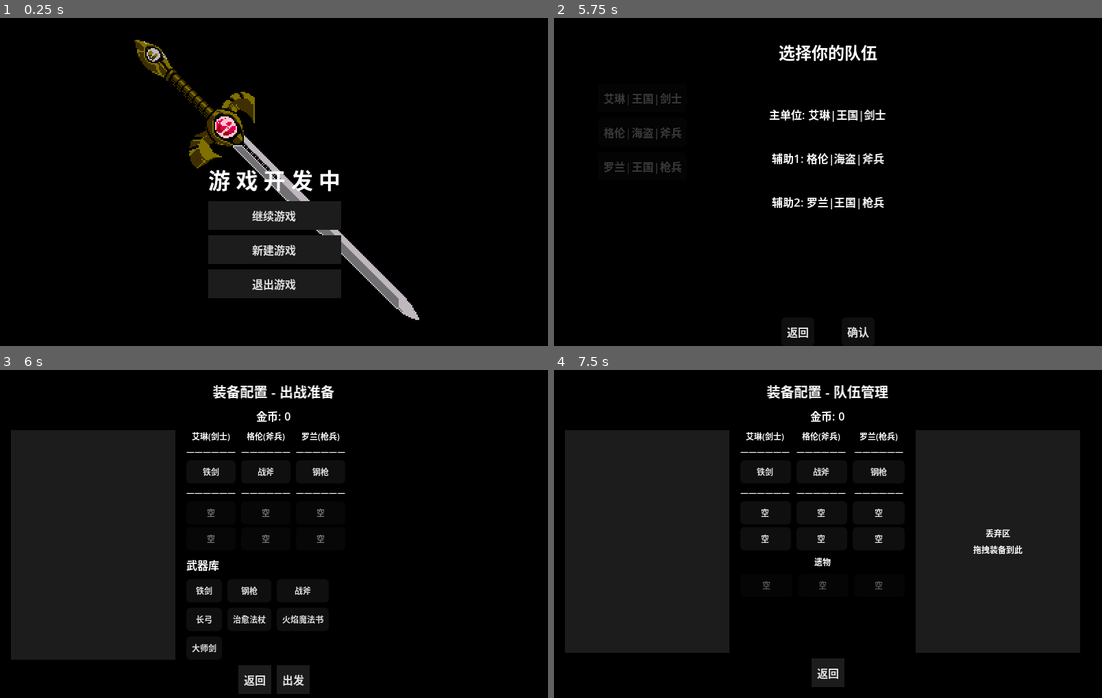
Above: before the commit, frames 1-4 (two rows, left to right).
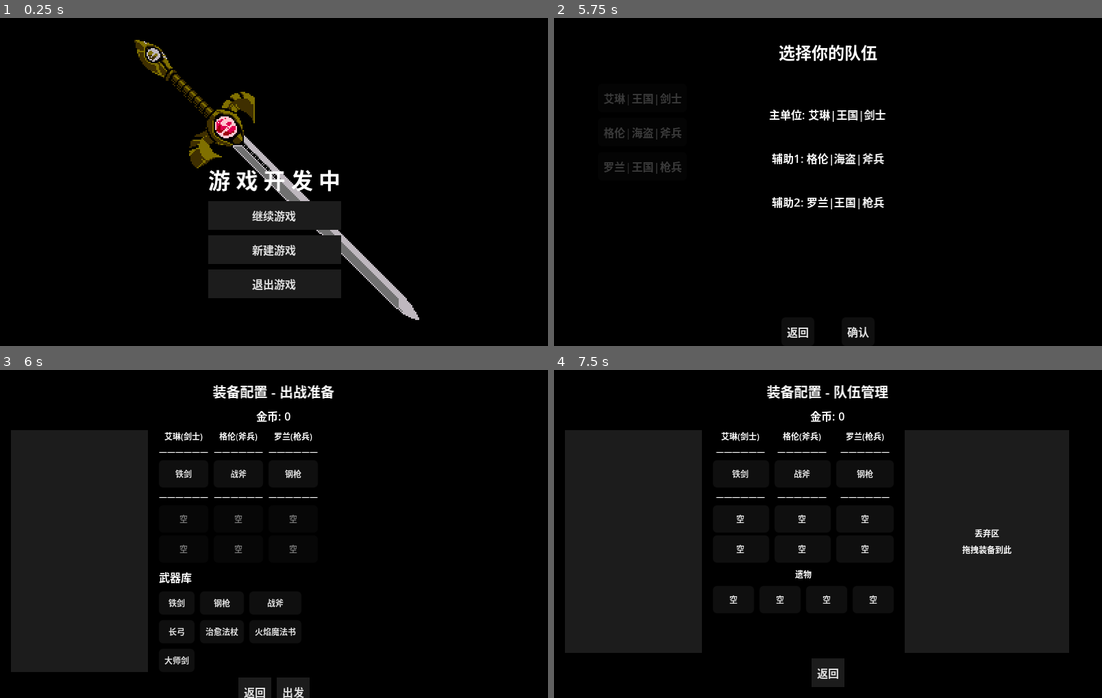
Above: after the commit, the same moments.

Repository: ZhuXilin/Dev_Project_260730
Game: Godot game, scene res://content/scenes/ui/MainMenu.tscn
Same seed, same stepped clock (60 frames per second), same inputs: the game is played once before the commit and once after it. Sound files missing from this copy of the repository are replaced by a short silence.
Inputs:
- Up to frame 1 (0.25 s): no input
- Up to frame 2 (5.75 s): click "继续游戏" at 0.5 s; click "新建游戏" at 1.25 s; click "新游戏" at 2 s; click "出战" at 2.75 s; click "艾琳|王国|剑士" at 3.5 s; click "格伦|海盗|斧兵" at 4.25 s; click "罗兰|王国|枪兵" at 5 s
- Up to frame 3 (6 s): click "确认" at 5.75 s
- Up to frame 4 (7.5 s): click "出发" at 6.5 s; click "装备配置" at 7.25 s

Frames 1-2 are identical in both runs. In frame 3, 6.6% of the frame differs, in the area x 2-63%, y 18-100%; in frame 4, 7.1%, in the area x 27-96%, y 18-87%.

Commit message:
Tweak EquipmentConfig UI

Diff:
--- a/content/scenes/ui/EquipmentConfig.tscn
+++ b/content/scenes/ui/EquipmentConfig.tscn
@@ -55,7 +55,7 @@
 theme_override_constants/separation = 8
 
 [node name="DetailZone" type="Panel" parent="MainPanel/VBoxContainer/MainHBox" unique_id=1607857108]
-custom_minimum_size = Vector2(120, 0)
+custom_minimum_size = Vector2(100, 0)
 layout_mode = 2
 size_flags_horizontal = 0
 size_flags_vertical = 3
--- a/function/global/GameState.gd
+++ b/function/global/GameState.gd
@@ -158,7 +158,6 @@
 func finish_day():
 	soul += temp_soul
 	temp_soul = 0
-	# 为所有单位增加一个防具槽
 	for unit_data in party:
 		unit_data.armor_slots.append(null)
 		unit_data.max_armor_slots += 1
--- a/function/script/EquipmentConfig.gd
+++ b/function/script/EquipmentConfig.gd
@@ -130,7 +130,6 @@
 # ============================================================
 #  UI 构建
 # ============================================================
-
 func _build_ui():
 	print("_build_ui 被调用")
 	if not mode_label:
@@ -148,6 +147,11 @@
 	reset_btn.visible = false
 	confirm_btn.visible = false
 
+	# ---- 获取左列容器（单位+遗物所在列） ----
+	var left_column = $VBoxContainer/MainHBox/VBoxContainer
+	if left_column:
+		left_column.size_flags_vertical = Control.SIZE_SHRINK_CENTER   # 默认重置
+
 	match current_mode:
 		Mode.DEPLOY:
 			mode_label.text = "装备配置 - 出战准备"
@@ -165,6 +169,8 @@
 			relic_container.visible = true
 			right_container.visible = true
 			discard_zone.visible = true
+			if left_column:
+				left_column.size_flags_vertical = Control.SIZE_EXPAND_FILL   # 关键：左列填充高度
 
 		Mode.SHOP:
 			mode_label.text = "商店"
@@ -178,6 +184,8 @@
 			reset_btn.visible = true
 			reset_btn.text = "重置商店 (" + str(ShopManager.get_reset_cost()) + "G)"
 			_build_shop_items()
+			if left_column:
+				left_column.size_flags_vertical = Control.SIZE_EXPAND_FILL   # 关键：左列填充高度
 
 	close_btn.add_theme_font_size_override("font_size", 8)
 	confirm_btn.add_theme_font_size_override("font_size", 8)
@@ -193,7 +201,6 @@
 
 	visible = true
 	print("_build_ui 完成，面板可见：", visible)
-
 
 func _update_gold_display():
 	if gold_label:
@@ -258,7 +265,13 @@
 	var btn = Button.new()
 	btn.size_flags_horizontal = Control.SIZE_EXPAND_FILL
 	btn.add_theme_font_size_override("font_size", 6)
-	btn.text = _get_item_name(inst) if inst else ("空" if slot_type == "armor" else "无")
+	btn.custom_minimum_size = Vector2(30, 20)
+
+	if inst:
+		btn.text = _get_item_name(inst)
+	else:
+		btn.text = "空"   # 改为显示“空”
+
 	btn.set_meta("slot_type", slot_type)
 	btn.set_meta("unit_idx", unit_idx)
 	btn.set_meta("slot_idx", slot_idx)
@@ -272,7 +285,6 @@
 		btn.mouse_exited.connect(_on_button_hover_exited)
 
 	return btn
-
 
 func _build_library():
 	var title = Label.new()
@@ -300,8 +312,10 @@
 			grid.add_child(btn)
 	library_container.add_child(grid)
 
-
 func _build_relics():
+	for child in relic_container.get_children():
+		child.queue_free()
+
 	var title = Label.new()
 	title.text = "遗物"
 	title.add_theme_font_size_override("font_size", 6)
@@ -309,15 +323,25 @@
 	relic_container.add_child(title)
 
 	var grid = GridContainer.new()
-	grid.columns = 3
+	grid.columns = 4
+	grid.size_flags_horizontal = Control.SIZE_EXPAND_FILL
+	grid.size_flags_vertical = Control.SIZE_EXPAND_FILL
+	grid.add_theme_constant_override("hseparation", 4)
+	grid.add_theme_constant_override("vseparation", 4)
 
 	var relics = GameState.global_relics.duplicate()
-	while relics.size() < 3:
+	while relics.size() < 4:
 		relics.append(null)
 
-	for i in range(3):
+	for i in range(4):
 		var relic = relics[i]
 		var btn = Button.new()
+		btn.custom_minimum_size = Vector2(30, 20)
+		btn.add_theme_font_size_override("font_size", 6)
+		btn.size_flags_horizontal = Control.SIZE_EXPAND_FILL
+		btn.focus_mode = Control.FOCUS_NONE
+		btn.mouse_filter = Control.MOUSE_FILTER_STOP
+
 		if relic:
 			var data = RelicManager.get_relic_data(relic.item_id)
 			btn.text = data.get("name", "?") if not data.is_empty() else "?"
@@ -327,21 +351,20 @@
 			btn.mouse_entered.connect(_on_button_hover_entered.bind(relic.item_id))
 			btn.mouse_exited.connect(_on_button_hover_exited)
 		else:
-			# 空槽：在 SHOP 模式下可交互（作为遗物拖拽目标），其他模式禁用
+			# ---- 与防具/武器空槽完全一致 ----
 			btn.text = "空"
-			btn.modulate = Color.GRAY
-			btn.disabled = (current_mode != Mode.SHOP)
+			btn.modulate = Color.WHITE   # 改为白色，与空槽统一
+			btn.disabled = false         # 可交互（与防具一致）
 			btn.set_meta("slot_type", "relic")
 			btn.set_meta("relic_index", i)
 			btn.set_meta("item_id", "")
 
-		btn.add_theme_font_size_override("font_size", 6)
-		btn.size_flags_horizontal = Control.SIZE_EXPAND_FILL
-		btn.focus_mode = Control.FOCUS_NONE
-		btn.mouse_filter = Control.MOUSE_FILTER_STOP
 		grid.add_child(btn)
+
 	relic_container.add_child(grid)
-
+	relic_container.size_flags_vertical = Control.SIZE_EXPAND_FILL
+	relic_container.custom_minimum_size = Vector2(0, 50)
+	relic_container.visible = true
 
 func _build_shop_items():
 	for child in shop_container.get_children():
@@ -547,7 +570,6 @@
 
 	return null
 
-
 func _is_valid_drop(data: Dictionary, target: Control) -> bool:
 	var source_type = data["slot_type"]
 	var target_type = target.get_meta("slot_type", "")
@@ -567,25 +589,25 @@
 			if source_type == "weapon":
 				return false
 			return true
-
 		if source_type == "library_weapon":
 			return target_type == "weapon"
 		if source_type == "weapon" and target_type == "weapon":
 			return true
 		if source_type == "armor" and target_type == "armor":
 			return true
+		# 禁止遗物交换
 		if source_type == "relic" and target_type == "relic":
-			return true
+			return false
 		return false
 
 	if current_mode == Mode.SHOP:
 		if discard:
-			# 只有单位装备（非商店商品）可以丢弃
+			# 商店商品和武器不能丢弃
 			if source_type == "shop_item" or source_type == "weapon":
 				return false
 			return true
 		else:
-			# 商店商品 → 购买到槽位
+			# 商店商品 → 购买
 			if source_type == "shop_item":
 				var item_data = data.get("item_data")
 				if not item_data:
@@ -595,6 +617,7 @@
 				elif item_data.type == "armor":
 					return target_type == "armor"
 				elif item_data.type == "relic":
+					# 允许遗物商品拖拽到遗物槽（购买）
 					return target_type == "relic"
 				return false
 			else:
@@ -603,12 +626,12 @@
 					return true
 				if source_type == "armor" and target_type == "armor":
 					return true
+				# 禁止遗物交换（包括空槽）
 				if source_type == "relic" and target_type == "relic":
-					return true
+					return false
 				return false
 
 	return false
-
 
 # ============================================================
 #  拖拽执行
@@ -847,27 +870,48 @@
 
 	_begin_dragging()
 
-
 func _begin_dragging():
 	if _is_dragging:
 		return
 	_is_dragging = true
 	var btn = _drag_source
+	if not btn:
+		print("_begin_dragging: 源按钮为空")
+		return
+
+	# ---- 保存原始状态 ----
+	btn.set_meta("_original_disabled", btn.disabled)
+	btn.set_meta("_original_modulate", btn.modulate)
+	btn.set_meta("_original_text", btn.text)
+	btn.set_meta("_original_custom_minimum_size", btn.custom_minimum_size)
+
+	# ---- 锁定当前尺寸防止高度塌陷 ----
+	var current_size = btn.get_rect().size
+	if current_size.y < 10:
+		current_size.y = 16
+	btn.custom_minimum_size = current_size
+
+	# ---- 置灰禁用，并显示灰色“空”字 ----
+	btn.disabled = true
+	btn.modulate = Color(0.3, 0.3, 0.3, 1.0)
+	btn.text = "空"   # 显示灰色占位文字，而非空白
+
+	# ---- 创建拖拽预览 ----
 	var source_size = btn.size
 	var preview = Label.new()
-	preview.text = btn.text
-	preview.add_theme_font_size_override("font_size", 8)
-	preview.modulate = Color(0.8, 0.8, 0.8, 0.9)
+	preview.text = btn.get_meta("_original_text")
+	preview.add_theme_font_size_override("font_size", 6)
+	preview.modulate = Color.WHITE
 	preview.add_theme_color_override("font_color", btn.get_theme_color("font_color"))
 	preview.add_theme_stylebox_override("normal", StyleBoxFlat.new())
 	var style = preview.get_theme_stylebox("normal") as StyleBoxFlat
 	if style:
-		style.bg_color = Color(0.1, 0.1, 0.1, 0.8)
+		style.bg_color = Color(0.1, 0.1, 0.1, 1.0)
 		style.border_width_left = 1
 		style.border_width_right = 1
 		style.border_width_top = 1
 		style.border_width_bottom = 1
-		style.border_color = Color(0.5, 0.5, 0.5, 0.8)
+		style.border_color = Color(0.5, 0.5, 0.5, 1.0)
 	preview.size = source_size
 	preview.horizontal_alignment = btn.alignment
 	preview.vertical_alignment = VERTICAL_ALIGNMENT_CENTER
@@ -883,7 +927,6 @@
 
 	_update_targets_visuals()
 
-
 func _update_drag_preview():
 	if not _drag_preview:
 		return
@@ -892,18 +935,37 @@
 	_drag_preview.position = preview_center - _drag_preview.size / 2
 	_drag_preview.z_index = 100
 
-
 func _end_drag():
 	if _is_dragging:
 		var mouse_pos = get_global_mouse_position()
 		var target = _get_target_from_position(mouse_pos)
 
-		if target and _is_valid_drop(_drag_meta, target):
+		var valid = target and _is_valid_drop(_drag_meta, target)
+		if valid:
 			_execute_drop(_drag_meta, target)
 			SoundManager.play_select_sound()
+			# _execute_drop 内部会调用 call_deferred("_build_ui") 重建 UI
 		else:
 			SoundManager.play_cancel_sound()
-
+			# 无效拖拽：恢复源按钮（为保持一致性，也重建 UI）
+			if is_instance_valid(_drag_source):
+				var original_disabled = _drag_source.get_meta("_original_disabled", false)
+				var original_modulate = _drag_source.get_meta("_original_modulate", Color.WHITE)
+				var original_text = _drag_source.get_meta("_original_text", "")
+				var original_min_size = _drag_source.get_meta("_original_custom_minimum_size", Vector2.ZERO)
+				_drag_source.disabled = original_disabled
+				_drag_source.modulate = original_modulate
+				_drag_source.text = original_text
+				_drag_source.custom_minimum_size = original_min_size
+				# 清除元数据
+				_drag_source.remove_meta("_original_disabled")
+				_drag_source.remove_meta("_original_modulate")
+				_drag_source.remove_meta("_original_text")
+				_drag_source.remove_meta("_original_custom_minimum_size")
+			# ---- 强制重建 UI，彻底恢复所有按钮状态 ----
+			call_deferred("_build_ui")
+
+		# 清理预览
 		if _drag_preview:
 			_drag_preview.queue_free()
 			_drag_preview = null
@@ -917,19 +979,9 @@
 	if _is_dragging:
 		_update_drag_preview()
 
-
-# ============================================================
-#  商店信号处理
-# ============================================================
-
 func _on_shop_updated():
 	_update_gold_display()
 	call_deferred("_build_ui")
-
-
-# ============================================================
-#  按钮回调
-# ============================================================
 
 func _on_close_pressed():
 	print("_on_close_pressed 被调用")
